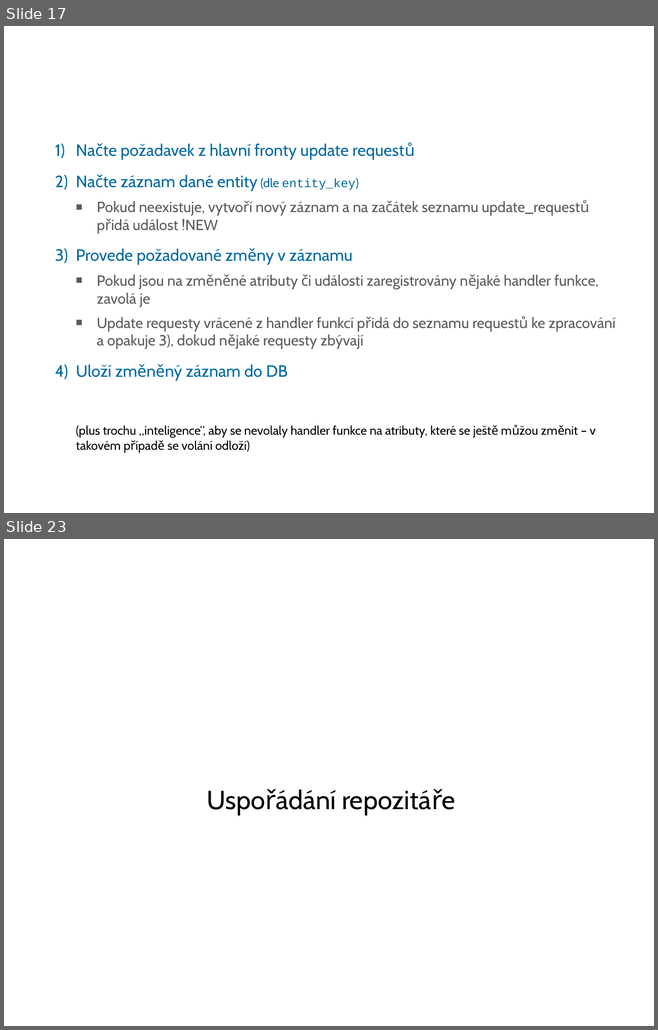
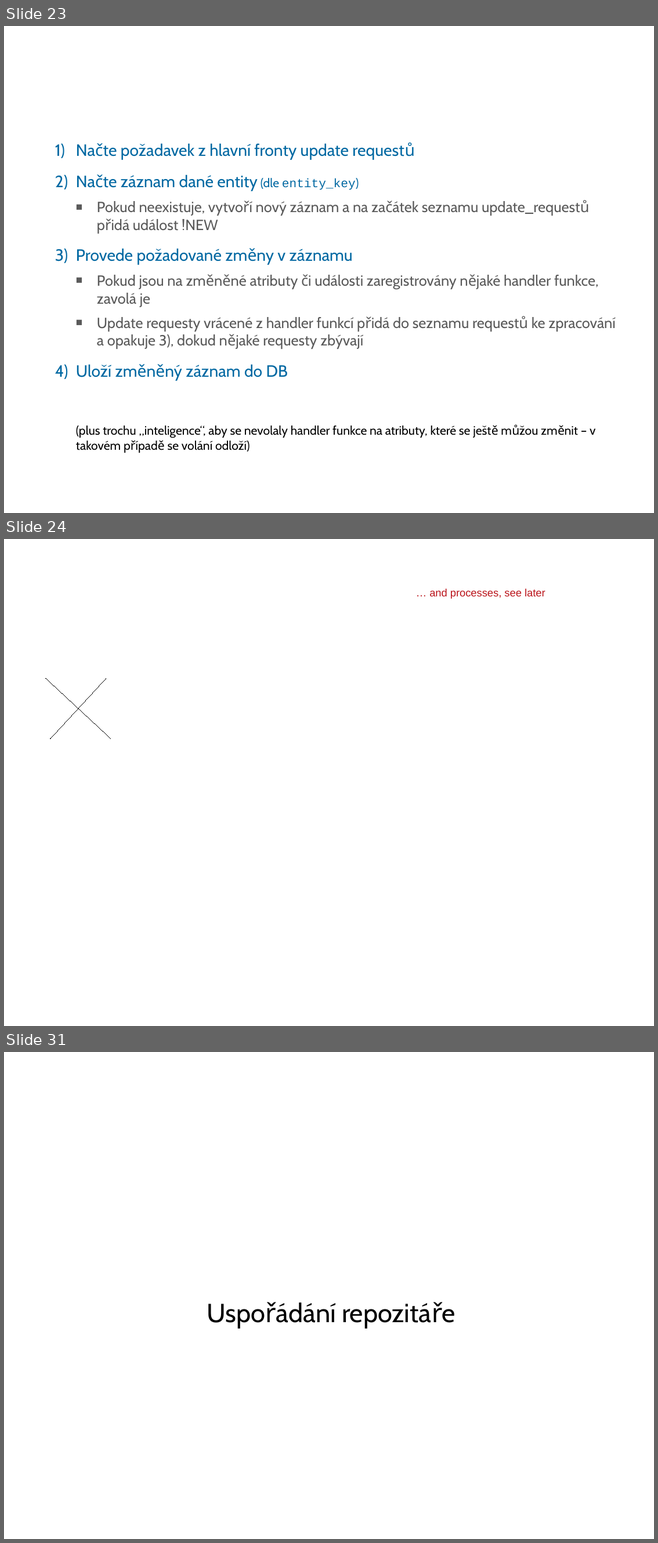
Before and after one commit to CESNET/NERD, a slide deck: doc/NERD_intro_for_developers_(CZ).odp. Shown one above the other, each under a label of ours: slides 17 and 23 before the commit, slides 23, 24 and 31 after it; the slides between them are not shown. The pictures are 658x1030 and 658x1543 pixels, drawn with LibreOffice and Linux fonts; fonts in the diff are those of the drawing; background and template pictures are left out. Boxes give left, top, right and bottom in pixels: in the first picture for what was removed or moved away, otherwise in the second. Text is boxed around its words. In the diff, an @@ line names an element or a change of style, - is before the commit and + after.

```diff
--- a/doc/NERD_intro_for_developers_(CZ).odp
+++ b/doc/NERD_intro_for_developers_(CZ).odp
@@ slide 24 added at <box>4,539,654,1026</box>, background picture (left out) @@
@@ text added at <box>429,588,545,599</box>, 13 pt, text #BA131A @@
+… and processes, see later
@@ line added from (46, 678) to (111, 739), #000000 0 pt @@
@@ line added from (106, 678) to (50, 739), #000000 0 pt @@
@@ what was slide 17 is now slide 23 @@
@@ what was slide 23 is now slide 31 @@
```
Also in this commit, not shown: 12 slides changed, 10 other slides added, 10 slides removed, 1 other file.
